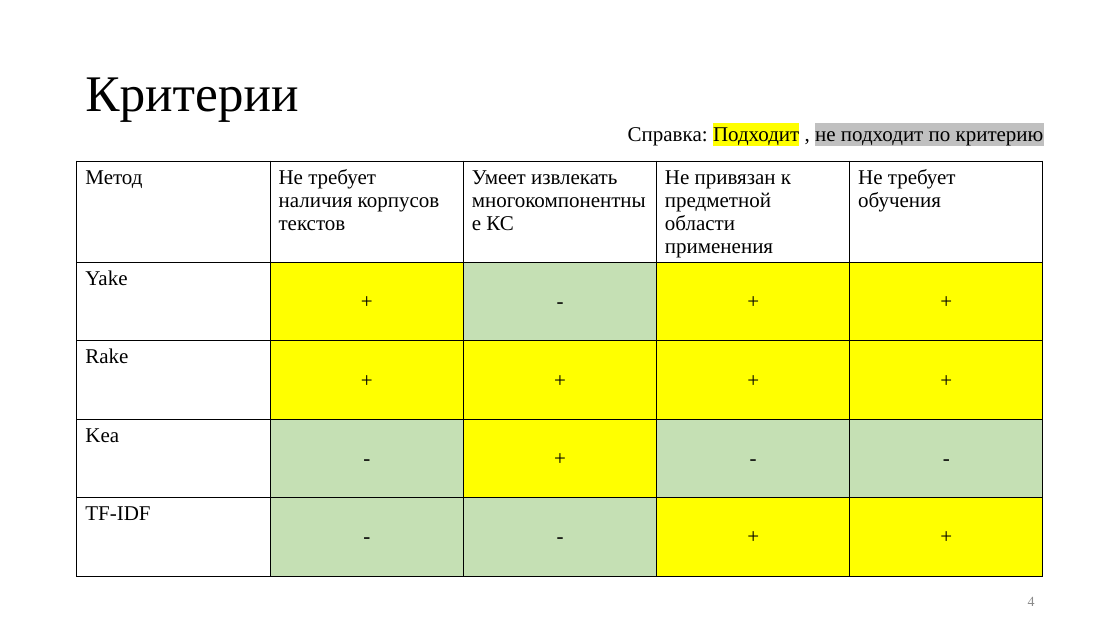
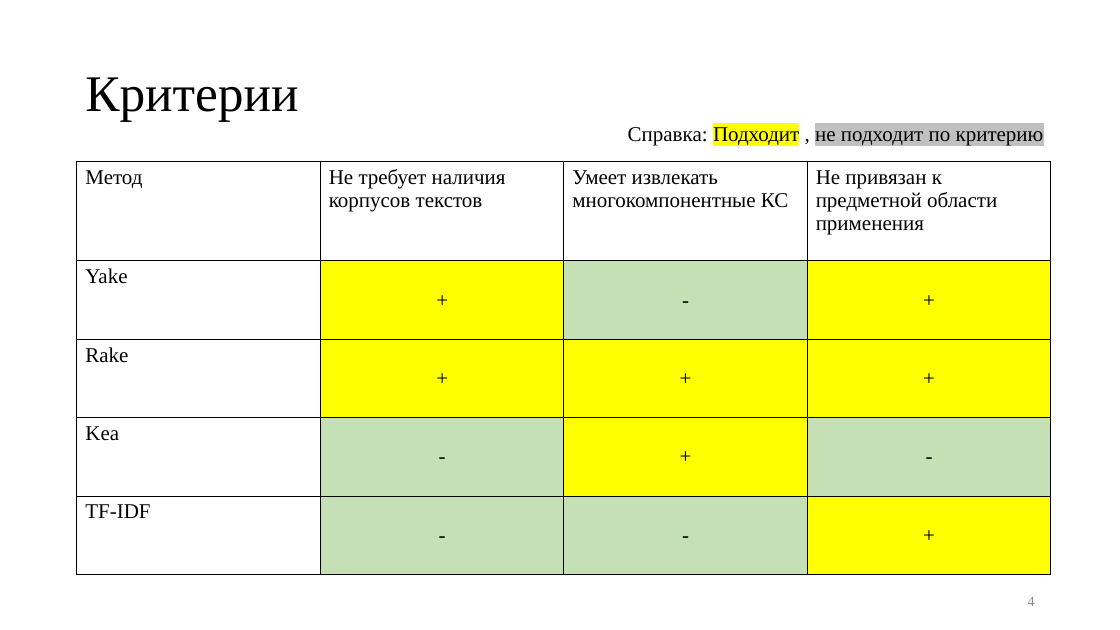
Before and after one commit to BroBezzubik/Diplome2021, a slide deck: slide 4 of Защита/Презентация1.pptx. Drawn at 1120x630 pixels with LibreOffice and Linux fonts; fonts in the diff are those of the drawing. Boxes give left, top, right and bottom in pixels: in the first picture for what was removed or moved away, otherwise in the second. Text is boxed around its words. In the diff, an @@ line names an element or a change of style, - is before the commit and + after.

```diff
--- a/Защита/Презентация1.pptx
+++ b/Защита/Презентация1.pptx
@@ table at <box>77,161,1052,575</box> @@
-column 5: Не требует обучения | + | + | - | +
@@ table: place and size @@
-table at <box>77,161,1044,584</box>
+table at <box>77,161,1052,575</box>
```
Also in this commit, not shown: 7 other slides changed, 5 slides added, 2 slides removed, 12 other files.
